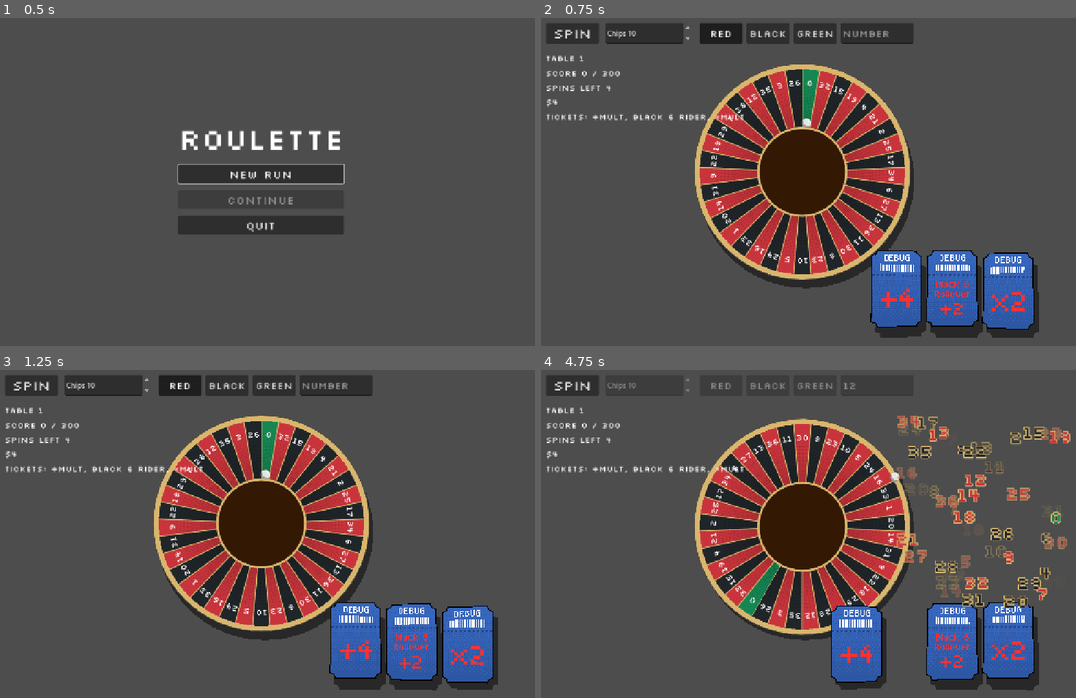
Above: before the commit, frames 1-4 (two rows, left to right).
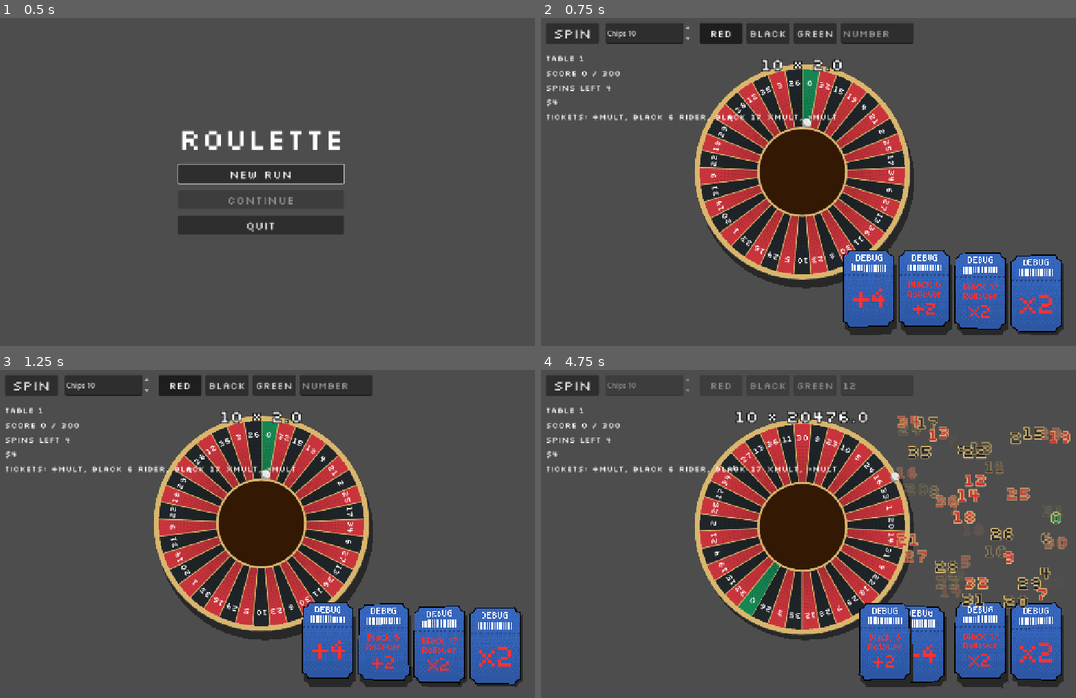
Above: after the commit, the same moments.

Repository: ross-ca/roulette-wheel
Game: Godot game, scene res://scenes/main_menu/main_menu.tscn
Same seed, same stepped clock (60 frames per second), same inputs: the game is played once before the commit and once after it.
Inputs (mouse positions are in pixels of both pictures, inside the frame that each line leads up to):
- Up to frame 1 (0.5 s): no input
- Up to frame 2 (0.75 s): click "New run" at 0.5 s
- Up to frame 3 (1.25 s): no input
- Up to frame 4 (4.75 s): click (878, 386) at 1.27 s; type "12" at 1.35 s; click "Spin" at 2 s; click "Spin" at 2.75 s; click "Spin" at 3.5 s; drag from (899, 645) to (856, 452) at 4.27 s

Frame 1 is identical in both runs. In frame 2, 7.6% of the frame differs, in the area x 32-98%, y 12-98%; in frame 3, 7.7%; in frame 4, 9.1%.

Commit message:
Passover modifiers now increment the multiplier live (during the spin), rather than after the spin, in the order of tickets

Diff:
--- a/scenes/card/card.gd
+++ b/scenes/card/card.gd
@@ -42,6 +42,11 @@
 ## Normally set by CardContainer.
 var idle_phase_offset := 0.0
 
+## Scale multiplier at the start of `pulse`.
+@export_range(1.0, 1.5, 0.01) var pulse_peak: float = 1.2
+
+var _pulse_scale := 1.0
+var _pulse_tween: Tween
 var _hovered := false
 var _idle_phase := 0.0 # radians; frozen while hovered so the drift resumes where it stopped
 var _hover_amount := 0.0 # sprung towards 1 while hovered; overshoots 0..1 when underdamped
@@ -52,8 +57,21 @@
 ## Shows `new_ticket`. Call before the card enters the tree, or again to refresh after the
 ## ticket's values change.
 func setup(new_ticket: Ticket) -> void:
+	if ticket and ticket.triggered.is_connected(pulse):
+		ticket.triggered.disconnect(pulse)
 	ticket = new_ticket
 	texture = ticket.icon
+	ticket.triggered.connect(pulse)
+
+
+## A brief pop, e.g. when the ticket triggers. Retriggering restarts it.
+func pulse() -> void:
+	if _pulse_tween:
+		_pulse_tween.kill()
+	_pulse_scale = pulse_peak
+	_pulse_tween = create_tween()
+	_pulse_tween.tween_property(self, "_pulse_scale", 1.0, 0.2) \
+		.set_trans(Tween.TRANS_BACK).set_ease(Tween.EASE_OUT)
 
 
 func _ready() -> void:
@@ -93,7 +111,7 @@
 
 
 func _apply_scale() -> void:
-	scale = base_scale * lerpf(1.0, hover_scale, _hover_amount)
+	scale = base_scale * lerpf(1.0, hover_scale, _hover_amount) * _pulse_scale
 
 
 func _set_hovered(hovered: bool) -> void:
--- a/scenes/card/card.tscn
+++ b/scenes/card/card.tscn
@@ -13,7 +13,7 @@
 shader_parameter/inset = 0.0
 shader_parameter/background_color = Color(0, 0, 0, 0)
 shader_parameter/shadow_color = Color(0.15686275, 0.15686275, 0.15686275, 1)
-shader_parameter/offset_in_pixels = Vector2(4, 4)
+shader_parameter/offset_in_pixels = Vector2(2, 2)
 shader_parameter/bob_pixels = 3.0
 shader_parameter/bob_speed = 1.25
 shader_parameter/bob_offset = 0.0
--- a/scenes/hud/hud.gd
+++ b/scenes/hud/hud.gd
@@ -24,6 +24,17 @@
 @onready var _number_input: LineEdit = %NumberInput
 
 var _inputs_editable := true
+var _shown_mult := -1.0
+var _pulse: Tween
+
+@onready var _equation_label: Label = %EquationLabel
+
+
+func _ready() -> void:
+	_chips_input.value_changed.connect(func(_value: float) -> void: _preview_equation())
+	for button in [_red_button, _black_button, _green_button]:
+		button.toggled.connect(func(_on: bool) -> void: _preview_equation())
+	_preview_equation()
 
 
 func _on_spin_button_pressed() -> void:
@@ -75,6 +86,32 @@
 		_number_input.text = digits
 		_number_input.caret_column = digits.length()
 	_refresh_colour_buttons()
+	_preview_equation()
+
+
+# Before the spin, shows the equation the current chips and bet start from.
+func _preview_equation() -> void:
+	if not _inputs_editable:
+		return
+	show_equation(int(_chips_input.value), get_bet().base_mult)
+
+
+## The live score equation. Pulses when the mult has changed since it was last shown, so each
+## pocket pass visibly bumps it. Pass `total` (-1 for none) to append "= total" once settled.
+func show_equation(points: int, mult: float, total := -1) -> void:
+	var text := "%d × %s" % [points, String.num(snappedf(mult, 0.01))]
+	if total >= 0:
+		text += " = %d" % total
+	_equation_label.text = text
+	if not is_equal_approx(mult, _shown_mult):
+		_shown_mult = mult
+		_equation_label.pivot_offset = _equation_label.size / 2.0
+		if _pulse:
+			_pulse.kill()
+		_equation_label.scale = Vector2(1.3, 1.3)
+		_pulse = create_tween()
+		_pulse.tween_property(_equation_label, "scale", Vector2.ONE, 0.2) \
+			.set_trans(Tween.TRANS_BACK).set_ease(Tween.EASE_OUT)
 
 
 func show_round(run: RunState, step: RoundStep) -> void:
@@ -91,6 +128,7 @@
 
 ## Placeholder for the Balatro-style playback: lists what each modifier did, in order.
 func show_score(ctx: ScoreContext) -> void:
+	show_equation(ctx.points, ctx.mult, ctx.total())
 	var lines: PackedStringArray = ["Landed %d (%s)" % [ctx.pocket.number, ctx.pocket.colour]]
 	if not ctx.won:
 		lines.append("Bet on %s lost: no points" % ctx.bet.display_name)
--- a/scenes/hud/hud.tscn
+++ b/scenes/hud/hud.tscn
@@ -12,6 +12,12 @@
 [sub_resource type="LabelSettings" id="LabelSettings_result"]
 font = ExtResource("1_37p78")
 font_size = 48
+outline_size = 8
+outline_color = Color(0, 0, 0, 1)
+
+[sub_resource type="LabelSettings" id="LabelSettings_equation"]
+font = ExtResource("1_37p78")
+font_size = 40
 outline_size = 8
 outline_color = Color(0, 0, 0, 1)
 
@@ -61,6 +67,19 @@
 offset_bottom = 100.0
 grow_horizontal = 2
 label_settings = SubResource("LabelSettings_result")
+horizontal_alignment = 1
+
+[node name="EquationLabel" type="Label" parent="."]
+unique_name_in_owner = true
+anchors_preset = 5
+anchor_left = 0.5
+anchor_right = 0.5
+offset_left = -300.0
+offset_top = 110.0
+offset_right = 300.0
+offset_bottom = 170.0
+grow_horizontal = 2
+label_settings = SubResource("LabelSettings_equation")
 horizontal_alignment = 1
 
 [node name="SpinButton" type="Button" parent="." unique_id=1258611457]
--- a/scenes/modifiers/modifiers.gd
+++ b/scenes/modifiers/modifiers.gd
@@ -4,8 +4,8 @@
 ## rules. Game rules go through here; signals are only for UI, sound and animation.
 ##
 ## Events passed to `notify` (and on to `Modifier.on_event`), with their args:
-## - &"pocket_passed" [pocket]: the ball entered any pocket. Fires dozens of times a spin, so keep
-##   handlers cheap.
+## - &"pocket_passed" [pocket, ctx]: the ball entered any pocket. Fires dozens of times a spin, so
+##   keep handlers cheap. `ctx` is the spin's live ScoreContext; handlers may change its mult.
 ## - &"pocket_landed" [pocket]: the ball settled in the winning pocket.
 ## - &"spin_started" [] / &"spin_finished" [pocket]
 ## - &"round_started" [round_state] / &"round_finished" [round_state, won]
@@ -27,9 +27,10 @@
 	return spins
 
 
-## Scores a spin. A lost bet scores nothing, so `modify_score` only runs when the bet won.
-static func score(run: RunState, pocket: Pocket, chips: int, bet: Bet) -> ScoreContext:
-	var ctx := ScoreContext.new(pocket, chips, bet)
+## Finishes scoring a spin whose context has been live since the spin started (pass events have
+## already changed its mult). A lost bet scores nothing, so `modify_score` only runs when the bet won.
+static func score(run: RunState, ctx: ScoreContext, pocket: Pocket) -> ScoreContext:
+	ctx.land(pocket)
 	if ctx.won:
 		for modifier in active(run):
 			modifier.modify_score(run, ctx)
--- a/scenes/modifiers/score_context.gd
+++ b/scenes/modifiers/score_context.gd
@@ -16,12 +16,17 @@
 var trace: Array[Dictionary] = []
 
 
-func _init(landed: Pocket, chips: int, placed: Bet) -> void:
-	pocket = landed
+## Created when the spin starts, before the pocket is known, so `mult` can build up live as the ball
+## passes pockets. Call `land` once it settles.
+func _init(chips: int, placed: Bet) -> void:
 	bet = placed
 	points = chips
-	won = placed.wins(landed)
 	mult = placed.base_mult
+
+
+func land(landed: Pocket) -> void:
+	pocket = landed
+	won = bet.wins(landed)
 
 
 func add_trace(source: Modifier, text: String) -> void:
--- a/scenes/modifiers/ticket.gd
+++ b/scenes/modifiers/ticket.gd
@@ -2,6 +2,10 @@
 extends Modifier
 ## Our version of jokers. The player holds them in `RunState.tickets`, and their order there is the
 ## order they trigger in.
+
+## Emitted when the ticket does something worth showing, for its card to pulse. UI only: the
+## effect itself has already happened by the time this fires.
+signal triggered
 
 ## Stable name used to look the ticket up in the TicketDatabase.
 @export var id: StringName = &""
--- a/scenes/modifiers/ticket_database.tres
+++ b/scenes/modifiers/ticket_database.tres
@@ -2,11 +2,12 @@
 
 [ext_resource type="Script" uid="uid://d2oxrboyv3b7u" path="res://scenes/modifiers/ticket_database.gd" id="1_script"]
 [ext_resource type="Script" uid="uid://jfbvvk61rjco" path="res://scenes/modifiers/ticket.gd" id="2_3agre"]
-[ext_resource type="Resource" uid="uid://cvipe10c7kv5y" path="res://scenes/modifiers/tickets/plus_mult.tres" id="2_plus"]
-[ext_resource type="Resource" uid="uid://cb72fgm1hl5y" path="res://scenes/modifiers/tickets/times_mult.tres" id="3_times"]
-[ext_resource type="Resource" uid="uid://blsuetoqesx2u" path="res://scenes/modifiers/tickets/black_six_pass.tres" id="4_black_six"]
+[ext_resource type="Resource" uid="uid://cvipe10c7kv5y" path="res://scenes/modifiers/tickets/instances/plus_mult.tres" id="2_plus"]
+[ext_resource type="Resource" uid="uid://cb72fgm1hl5y" path="res://scenes/modifiers/tickets/instances/times_mult.tres" id="3_times"]
+[ext_resource type="Resource" uid="uid://blsuetoqesx2u" path="res://scenes/modifiers/tickets/instances/black_six_pass.tres" id="4_black_six"]
+[ext_resource type="Resource" uid="uid://bo23nl8iiv1l" path="res://scenes/modifiers/tickets/instances/black_17_pass.tres" id="5_a38ke"]
 
 [resource]
 script = ExtResource("1_script")
-tickets = Array[ExtResource("2_3agre")]([ExtResource("2_plus"), ExtResource("3_times"), ExtResource("4_black_six")])
-starter_tickets = Array[ExtResource("2_3agre")]([ExtResource("2_plus"), ExtResource("4_black_six"), ExtResource("3_times")])
+tickets = Array[ExtResource("2_3agre")]([ExtResource("2_plus"), ExtResource("3_times"), ExtResource("4_black_six"), ExtResource("5_a38ke")])
+starter_tickets = Array[ExtResource("2_3agre")]([ExtResource("2_plus"), ExtResource("4_black_six"), ExtResource("5_a38ke"), ExtResource("3_times")])
--- a/scenes/modifiers/tickets/pass_add_mult_ticket.gd
+++ b/scenes/modifiers/tickets/classes/pass_add_mult_ticket.gd
@@ -13,8 +13,12 @@
 	return "+%s mult each time the ball passes %s" % [amount, _pocket_name()]
 
 
+func apply_pass(ctx: ScoreContext) -> void:
+	ctx.mult += amount
+
+
+## The mult was already added live during the spin; this only records it.
 func modify_score(_run: RunState, ctx: ScoreContext) -> void:
 	if _passes == 0:
 		return
-	ctx.mult += amount * _passes
 	ctx.add_trace(self, "+%s mult (%s passes of %s)" % [amount * _passes, _passes, _pocket_name()])
--- a/scenes/modifiers/tickets/pass_multiply_mult_ticket.gd
+++ b/scenes/modifiers/tickets/classes/pass_multiply_mult_ticket.gd
@@ -14,9 +14,13 @@
 	return "×%s mult each time the ball passes %s" % [factor, _pocket_name()]
 
 
+func apply_pass(ctx: ScoreContext) -> void:
+	ctx.mult *= factor
+
+
+## The mult was already multiplied live during the spin; this only records it.
 func modify_score(_run: RunState, ctx: ScoreContext) -> void:
 	if _passes == 0:
 		return
 	var total := pow(factor, _passes)
-	ctx.mult *= total
 	ctx.add_trace(self, "×%s mult (%s passes of %s)" % [total, _passes, _pocket_name()])
--- a/scenes/modifiers/tickets/pocket_pass_ticket.gd
+++ b/scenes/modifiers/tickets/classes/pocket_pass_ticket.gd
@@ -1,7 +1,8 @@
 class_name PocketPassTicket
 extends Ticket
-## Base for tickets that react every time the ball passes over one pocket. They count the passes
-## during a spin; subclasses apply the count to the mult in `modify_score`.
+## Base for tickets that react every time the ball passes over one pocket. Subclasses override
+## `apply_pass` to change the spin's live mult as each pass happens; the base counts the passes so
+## `modify_score` can trace the total afterwards.
 
 ## The number of the pocket to watch.
 @export_range(0, 36) var number: int = 0
@@ -20,6 +21,13 @@
 		&"pocket_passed":
 			if _matches(args[0]):
 				_passes += 1
+				apply_pass(args[1])
+				triggered.emit()
+
+
+## Called on each matching pass with the spin's live ScoreContext.
+func apply_pass(_ctx: ScoreContext) -> void:
+	pass
 
 
 func _matches(pocket: Pocket) -> bool:
--- /dev/null
+++ b/scenes/modifiers/tickets/instances/black_17_pass.tres
@@ -0,0 +1,13 @@
+[gd_resource type="Resource" script_class="PassMultiplyMultTicket" format=3 uid="uid://bo23nl8iiv1l"]
+
+[ext_resource type="Script" uid="uid://x10il3kscee1" path="res://scenes/modifiers/tickets/classes/pass_multiply_mult_ticket.gd" id="1_38ko1"]
+[ext_resource type="Texture2D" uid="uid://ccaut4l0b43gk" path="res://assets/textures/tickets/black17Rollover.png" id="1_kvo1o"]
+
+[resource]
+script = ExtResource("1_38ko1")
+factor = 2.0
+number = 17
+colour = "black"
+display_name = "Black 17 xMult"
+icon = ExtResource("1_kvo1o")
+metadata/_custom_type_script = "uid://x10il3kscee1"
--- a/scenes/modifiers/tickets/black_six_pass.tres
+++ b/scenes/modifiers/tickets/instances/black_six_pass.tres
@@ -1,7 +1,7 @@
 [gd_resource type="Resource" script_class="PassAddMultTicket" format=3 uid="uid://blsuetoqesx2u"]
 
 [ext_resource type="Texture2D" uid="uid://c37o0lf0tsxfd" path="res://assets/textures/tickets/black6Rollover.png" id="1_8eon2"]
-[ext_resource type="Script" uid="uid://cveo4kpbfvpsw" path="res://scenes/modifiers/tickets/pass_add_mult_ticket.gd" id="1_script"]
+[ext_resource type="Script" uid="uid://cveo4kpbfvpsw" path="res://scenes/modifiers/tickets/classes/pass_add_mult_ticket.gd" id="1_script"]
 
 [resource]
 script = ExtResource("1_script")
--- a/scenes/modifiers/tickets/plus_mult.tres
+++ b/scenes/modifiers/tickets/instances/plus_mult.tres
@@ -1,7 +1,7 @@
 [gd_resource type="Resource" script_class="AddMultTicket" format=3 uid="uid://cvipe10c7kv5y"]
 
 [ext_resource type="Texture2D" uid="uid://cbsa1y5pxp5x7" path="res://assets/textures/tickets/plusMult.png" id="1_kwabw"]
-[ext_resource type="Script" uid="uid://cqtk00mv18xq6" path="res://scenes/modifiers/tickets/add_mult_ticket.gd" id="1_script"]
+[ext_resource type="Script" uid="uid://cqtk00mv18xq6" path="res://scenes/modifiers/tickets/classes/add_mult_ticket.gd" id="1_script"]
 
 [resource]
 script = ExtResource("1_script")
--- a/scenes/modifiers/tickets/times_mult.tres
+++ b/scenes/modifiers/tickets/instances/times_mult.tres
@@ -1,7 +1,7 @@
 [gd_resource type="Resource" script_class="MultiplyMultTicket" format=3 uid="uid://cb72fgm1hl5y"]
 
 [ext_resource type="Texture2D" uid="uid://8tpfayhkeaok" path="res://assets/textures/tickets/multiplyMult.png" id="1_nsrms"]
-[ext_resource type="Script" uid="uid://gc2ayvutf7y3" path="res://scenes/modifiers/tickets/multiply_mult_ticket.gd" id="1_script"]
+[ext_resource type="Script" uid="uid://gc2ayvutf7y3" path="res://scenes/modifiers/tickets/classes/multiply_mult_ticket.gd" id="1_script"]
 
 [resource]
 script = ExtResource("1_script")
--- a/scenes/play/play.gd
+++ b/scenes/play/play.gd
@@ -24,6 +24,7 @@
 var _ticks_this_spin := 0
 var _chips := 0 # submitted for the spin in progress
 var _bet: Bet # placed for the spin in progress
+var _ctx: ScoreContext # live score of the spin in progress
 
 @onready var _wheel := $SubViewport/RouletteWheel
 @onready var _hud := $HUD
@@ -78,6 +79,7 @@
 	_state = State.SPINNING
 	_chips = _hud.get_chips()
 	_bet = _hud.get_bet()
+	_ctx = ScoreContext.new(_chips, _bet)
 	_hud.set_inputs_editable(false)
 	_ticks_this_spin = 0
 	Modifiers.notify(_run, &"spin_started")
@@ -85,7 +87,8 @@
 
 
 func _on_wheel_pocket_passed(_index: int, pocket: Pocket) -> void:
-	Modifiers.notify(_run, &"pocket_passed", [pocket])
+	Modifiers.notify(_run, &"pocket_passed", [pocket, _ctx])
+	_hud.show_equation(_ctx.points, _ctx.mult)
 	_hud.show_pass(pocket)
 
 	var now := Time.get_ticks_msec()
@@ -98,7 +101,7 @@
 
 func _on_wheel_spin_finished(_index: int, pocket: Pocket) -> void:
 	Modifiers.notify(_run, &"pocket_landed", [pocket])
-	var ctx := Modifiers.score(_run, pocket, _chips, _bet)
+	var ctx := Modifiers.score(_run, _ctx, pocket)
 	var progress := _run.current_round
 	progress.score += ctx.total()
 	progress.spins_left -= 1
Binary file added: assets/textures/tickets/black17Rollover.png
Not shown, added: assets/textures/tickets/black17Rollover.png.import
Renamed: scenes/modifiers/tickets/add_mult_ticket.gd -> scenes/modifiers/tickets/classes/add_mult_ticket.gd
Renamed: scenes/modifiers/tickets/add_mult_ticket.gd.uid -> scenes/modifiers/tickets/classes/add_mult_ticket.gd.uid
Renamed: scenes/modifiers/tickets/multiply_mult_ticket.gd -> scenes/modifiers/tickets/classes/multiply_mult_ticket.gd
Renamed: scenes/modifiers/tickets/multiply_mult_ticket.gd.uid -> scenes/modifiers/tickets/classes/multiply_mult_ticket.gd.uid
Renamed: scenes/modifiers/tickets/pass_add_mult_ticket.gd.uid -> scenes/modifiers/tickets/classes/pass_add_mult_ticket.gd.uid
Renamed: scenes/modifiers/tickets/pass_multiply_mult_ticket.gd.uid -> scenes/modifiers/tickets/classes/pass_multiply_mult_ticket.gd.uid
Renamed: scenes/modifiers/tickets/pocket_pass_ticket.gd.uid -> scenes/modifiers/tickets/classes/pocket_pass_ticket.gd.uid
Not shown, changed: docs/architecture.md
